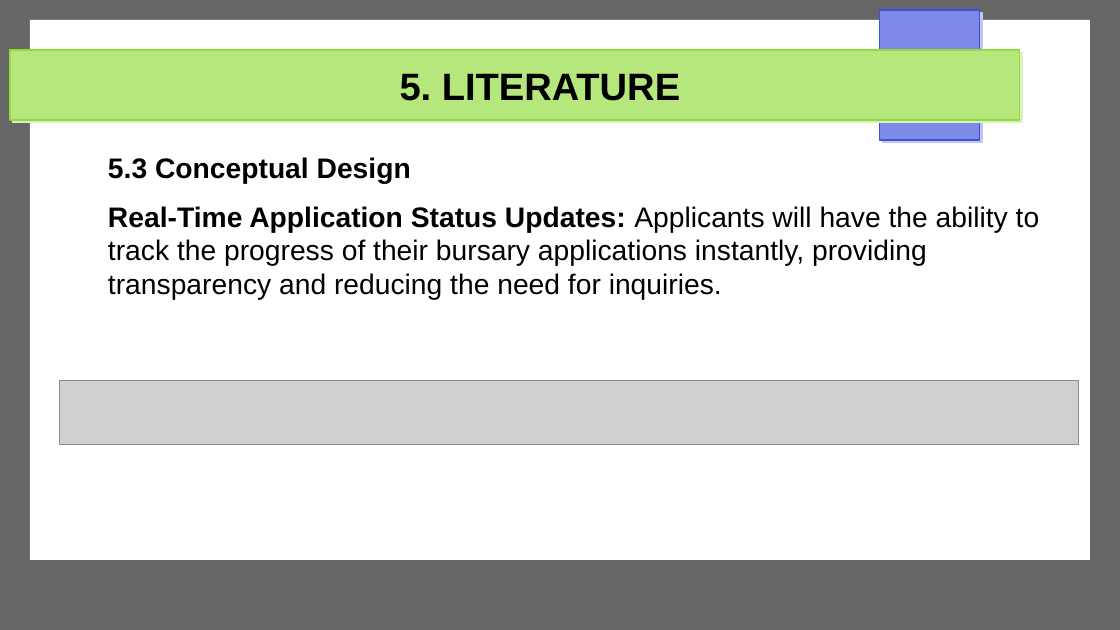
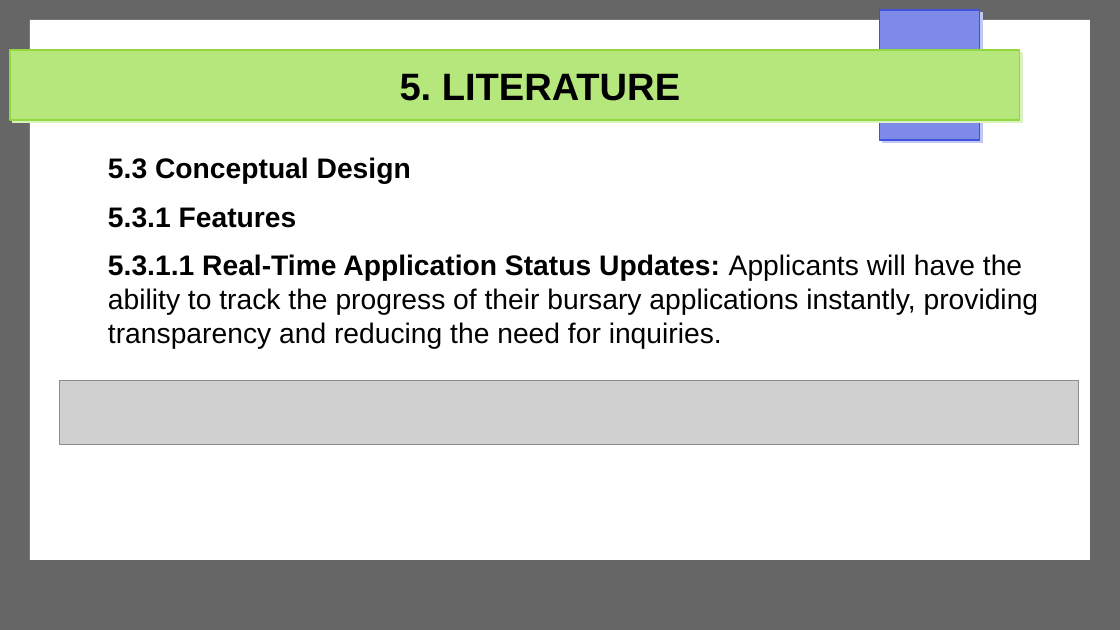
Before and after one commit to Michael-Otieno-Kasuku/Mashinani, a slide deck: slide 14 of docs/proposal/mashinani.pptx. Drawn at 1120x630 pixels with LibreOffice and Linux fonts; fonts in the diff are those of the drawing; grey boxes stand for pictures. Boxes give left, top, right and bottom in pixels: in the first picture for what was removed or moved away, otherwise in the second. Text is boxed around its words. In the diff, an @@ line names an element or a change of style, - is before the commit and + after.

```diff
--- a/docs/proposal/mashinani.pptx
+++ b/docs/proposal/mashinani.pptx
@@ text at bbox=[108, 207, 1039, 349]: text changed @@
-Real-Time Application Status Updates: Applicants will have the ability to track the progress of their bursary applications instantly, providing transparency and reducing the need for inquiries.
+5.3.1 Features
+5.3.1.1 Real-Time Application Status Updates: Applicants will have the ability to track the progress of their bursary applications instantly, providing transparency and reducing the need for inquiries.
```
Also in this commit, not shown: 9 other slides changed, 4 slides added, 4 slides removed, 3 other files.
